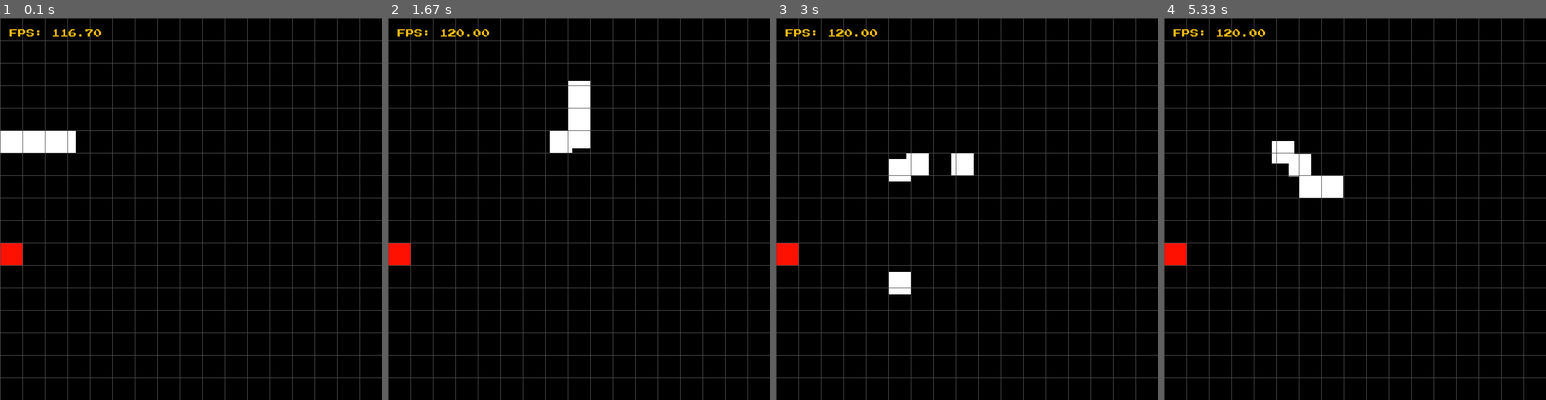
Above: before the commit, frames 1-4 (left to right).
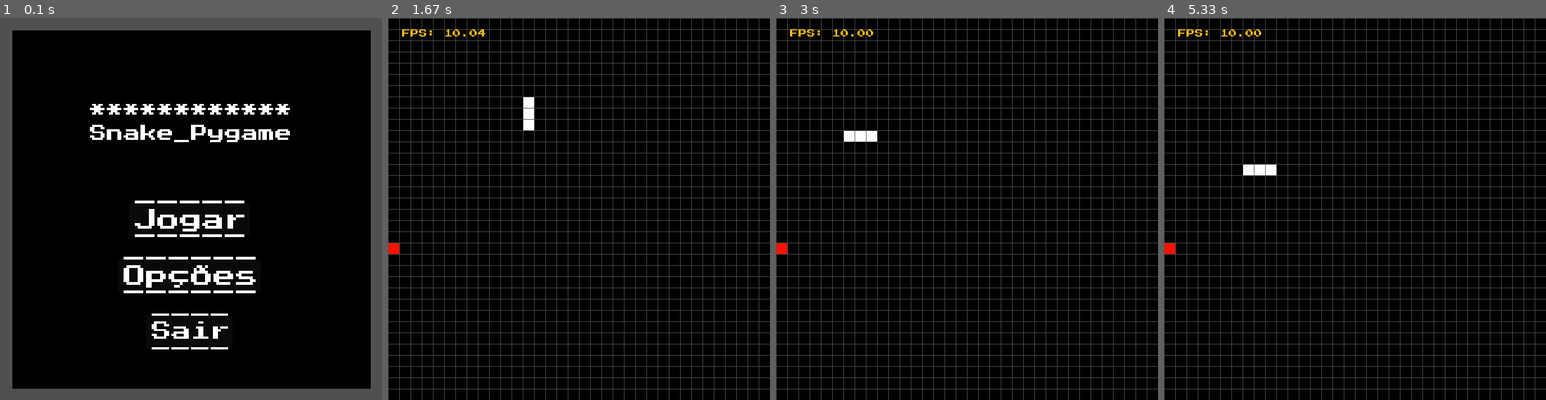
Above: after the commit, the same moments.

Repository: ClasRCDM/MyGames---OnlyInProgramming
Game: pygame game, started from Snake_Python/SnakeGame_init.py
Two runs of this game, one before a commit and one after it. Both use one fixed random seed, a clock stepped at 60 frames per second and the inputs below.
Inputs (mouse positions are in pixels of both pictures, inside the frame that each line leads up to):
- Up to frame 1 (0.1 s): no input
- Up to frame 2 (1.67 s): click (563, 224) at 0.43 s; hold D 0.67-1.13 s; move the mouse to (617, 235) at 0.7 s; hold W 1.17-1.63 s; move the mouse to (647, 251) at 1.2 s
- Up to frame 3 (3 s): hold S 1.67-2.13 s; hold A 2.17-2.7 s; hold S from 2.73 s (still down)
- Up to frame 4 (5.33 s): release S at 3.03 s; hold A 3.07-3.47 s; hold W 3.5-3.87 s; hold D 3.9-4.53 s; hold S 4.57-4.93 s; hold A from 4.97 s (still down)

The runs differ from the first frame. In frame 1, 21% of the frame differs, in the area x 0-100%, y 0-100%; in frame 2, 6.7%; in frame 3, 6.7%; in frame 4, 6.7%.

Commit message:
simple snake game in pygame
1.0.0

Diff:
--- a/Snake_Python/SnakeGame.py
+++ b/Snake_Python/SnakeGame.py
@@ -1,6 +1,9 @@
+"""Main program file"""
+
 # & /Imports World\ & #
 # ------ General defs ------ #
-import pygame, time
+import pygame
+from time import time
 # ------ Game variables ------ #
 import variáveis as v
 # ------ Window modules ------ #
@@ -17,14 +20,15 @@
 ########################
 
 class Mundo:
+    """Main program"""
     # Build game &
     pygame.init()
     pygame.display.set_caption('Mundo...')
 
     # Basic utilities &
-    janela = pygame.display.set_mode((v.TELA_CHEIA), depth=32, display=1)
+    janela = pygame.display.set_mode((v.TELA_CHEIA), depth=16, display=1)
     fps = pygame.time.Clock()
-    ultimo_tempo = time.time()
+    ultimo_tempo = time()
 
     # World variables &
     FPS: int = None
@@ -92,44 +96,26 @@
 
     def processando(pcs):
         while 1:
-            dt = time.time() - pcs.ultimo_tempo
-            dt * pcs.FPS
-
-            pcs.ultimo_tempo = time.time()
             pcs.mouse_pos = pygame.mouse.get_pos()
 
             if pcs.cena.lower() == 'menu':
                 pcs.menu_com_input(pcs.janela)
             elif pcs.cena.lower() == 'jogar':
-                pcs.janela.fill((0, 0, 0))
-                pcs.Textos.clear()
-
-                pcs.Entidades['maça'].update(pcs.janela)
-
-                pcs.Entidades['cobra'].update(pcs.janela,
-                                              pcs.Entidades['maça'].volta())
-                pcs.Entidades['cobra'].direção()
-                pcs.Entidades['cobra'].movendo()
-                pcs.Entidades['cobra'].set_velocidade(v.SNAKE_VELOCIDADE * dt)
-
-                defs.grid(pcs.janela, v.TELA_CHEIA[0],
-                          v.TAMANHO_GRID, v.TAMANHO_GRID,
-                          cor=(80, 80, 80))
-
-                text.Texto(pcs.janela, f'FPS: {pcs.fps.get_fps():.2f}',
-                            15, cor=(239, 184, 16),
-                            x=100, y=70)
+                pcs.jogar_update()
 
             for eventos in pygame.event.get():
                 pcs.principais_eventos(eventos)
 
-                if eventos.type == pygame.KEYDOWN and eventos.key == pygame.K_f:
-                    apple.Maça.adicionando_maça()
+                if eventos.type == pygame.KEYDOWN and eventos.key == pygame.K_ESCAPE:
+                    pcs.ativo_m = False
+
+                if pcs.cena.lower() == 'jogar':
+                    pcs.Entidades['cobra'].input(eventos)
 
             if not pcs.ativo_m:
                 break
 
-            pygame.display.flip()
+            pygame.display.update()
             pcs.fps.tick(pcs.FPS)
 
     def menu_estatico(init, janela):
@@ -192,3 +178,19 @@
 
         self.Entidades['cobra'] = player.Snake()
         self.Entidades['maça'] = apple.Maça()
+
+    def jogar_update(gp):
+        gp.janela.fill((0, 0, 0))
+
+        gp.Entidades['maça'].update(gp.janela)
+
+        gp.Entidades['cobra'].draw(gp.janela)
+        gp.Entidades['cobra'].update(gp.Entidades['maça'].volta())
+
+        defs.grid(gp.janela, v.TELA_CHEIA[0],
+                  v.TAMANHO_GRID, v.TAMANHO_GRID,
+                  cor=(80, 80, 80))
+
+        text.Texto(gp.janela, f'FPS: {gp.fps.get_fps():.2f}',
+                   15, cor=(239, 184, 16),
+                   x=100, y=70)
--- a/Snake_Python/SnakeGame_init.py
+++ b/Snake_Python/SnakeGame_init.py
@@ -1,10 +1,24 @@
+"""
+Name: SnakeGame_Pygame
+Description: A simple snake game to test my pygame skills
+Author: Clas_RCDM
+Email: raphaelcalixto2013@gmail.com
+Created from: 01/03/2022
+Copyright: (c) Raphael Calixto
+"""
+
 ###################
 #  Init my World  #
 ###################
 from SnakeGame import Mundo
 
+
+def snake_game():
+    Snake = Mundo()
+    Snake.variáveis_inicias(fps=10)
+    Snake.set_cena('menu')
+    Snake.iniciando()
+
+
 if __name__ == '__main__':
-    Snake = Mundo()
-    Snake.variáveis_inicias(fps=120)
-    Snake.set_cena('jogar')
-    Snake.iniciando()
+    snake_game()
--- a/Snake_Python/módulos/defs/__init__.py
+++ b/Snake_Python/módulos/defs/__init__.py
@@ -1,3 +1,5 @@
+"""Independant functions file"""
+
 from pygame import draw
 from numpy import arange
 
@@ -14,8 +16,7 @@
                   (comprimento, v * tamanho_quadrado))
 
     # Iniciando o grid
-    for x_c in arange(comprimento // tamanho_linha):
-        draw_grid(x_c)
+    [draw_grid(x_c) for x_c in arange(comprimento // tamanho_linha)]
 
 
 def borda(janela, comprimento, tamanho,
--- a/Snake_Python/módulos/player/__init__.py
+++ b/Snake_Python/módulos/player/__init__.py
@@ -1,15 +1,17 @@
+"""Snake class file"""
+
 # & /Imports Player\ & #
 # ------ Player variables ------ #
 from variáveis import snake, TAMANHO_GRID
 from variáveis import SNAKE_COR, SNAKE_VELOCIDADE, SNAKE_TAMANHO
-from variáveis import MINHAS_DIREÇÕES, minha_direção
+from variáveis import MINHAS_DIREÇÕES
 from variáveis import maças, TELA_CHEIA
 # ------ Pygame defs ------ #
-from pygame import Surface
+from pygame import Surface, event
 from pygame import K_w, K_s, K_a, K_d
-from pygame import key
+from pygame import KEYDOWN
 # ------ Python operators ------ #
-from operator import sub, add
+from operator import sub, add, setitem
 # ------ Random number function ------ #
 from random import randrange
 # & \Imports Player/ & #
@@ -22,117 +24,44 @@
     SNAKE_rect = SNAKE_PELE.get_rect(topleft=snake[0])
 
     @classmethod
-    def update(cls, janela, MAÇA_PELE):
+    def draw(cls, janela):
         cls.SNAKE_rect = [cls.SNAKE_PELE.get_rect(topleft=pos) for pos in snake]
         [janela.blit(cls.SNAKE_PELE, rect) for rect in cls.SNAKE_rect]
 
-        if cls.SNAKE_rect[0].colliderect(MAÇA_PELE):
+    def __init__(self):
+        print('Cobra colocada')
+        self.velocidade: int = SNAKE_VELOCIDADE
+        self.minha_direção = MINHAS_DIREÇÕES['DIREITA']
+
+    def verificando_direção_cb(drc, op, v):
+        snake[0] = snake[0][0], op(snake[0][1], v)
+
+    def verificando_direção_ed(drc, op, v):
+        snake[0] = op(snake[0][0], v), snake[0][1]
+
+    def update(self, MAÇA_PELE):
+        if self.minha_direção == MINHAS_DIREÇÕES['CIMA']:
+            self.verificando_direção_cb(sub, self.velocidade)
+        elif self.minha_direção == MINHAS_DIREÇÕES['BAIXO']:
+            self.verificando_direção_cb(add, self.velocidade)
+        if self.minha_direção == MINHAS_DIREÇÕES['ESQUERDA']:
+            self.verificando_direção_ed(sub, self.velocidade)
+        elif self.minha_direção == MINHAS_DIREÇÕES['DIREITA']:
+            self.verificando_direção_ed(add, self.velocidade)
+
+        [setitem(snake, p, (snake[p-1][0], snake[p-1][1])) for p in range(len(snake) - 1, 0, -1)]
+
+        if self.SNAKE_rect[0].colliderect(MAÇA_PELE):
             snake.append((snake[-1][0], snake[-1][1]))
             maças[0] = (randrange(0, TELA_CHEIA[0]) // TAMANHO_GRID*TAMANHO_GRID,
                         randrange(0, TELA_CHEIA[1]) // TAMANHO_GRID*TAMANHO_GRID)
 
-    @classmethod
-    def verificando_movimento(vr_v, pos, parte, valor=None):
-        index = valor if valor is not None else '.0'
-        x_y = f'{snake[parte][pos] / TAMANHO_GRID:.3f}'
-        if index in x_y:  # .025
-            return True
-        return False
+    def input(mv, input):
+        def ver_input(tecla, direção, input):
+            if input.type == KEYDOWN and input.key == tecla:
+                mv.minha_direção = MINHAS_DIREÇÕES[direção]
 
-    def __init__(self):
-        print('Cobra colocada')
-        self.velocidade: int = SNAKE_VELOCIDADE
-        self.velocidade_constante: int = 10
-
-        self.proxima_direção_cb = None
-        self.proxima_direção_ed = None
-
-        self.direção_snake_ed = 'DIREITA'
-        self.direção_snake_cb = 'None'
-        self.teste = ['DIRETA' for _ in range(len(snake)+1)]
-        print(self.teste)
-
-    def direção(drc):
-        def verificando_direção_cb(op, v, di, parte):
-            snake[parte] = snake[parte][0], op(snake[parte][1], v) \
-                if minha_direção == MINHAS_DIREÇÕES[di] else snake[parte][1]
-            x = str(int(snake[0][0]))[-1]
-            if x != 0 and minha_direção == MINHAS_DIREÇÕES[di]:
-                snake[parte] = snake[parte][0] - int(x), snake[parte][1]
-
-        def verificando_direção_ed(op, v, di, parte):
-            snake[parte] = op(snake[parte][0], v) \
-                if minha_direção == MINHAS_DIREÇÕES[di] else snake[parte][0], snake[parte][1]
-            y = str(int(snake[0][1]))[-1]
-            if y != 0 and minha_direção == MINHAS_DIREÇÕES[di]:
-                snake[parte] = snake[parte][0], snake[parte][1] - int(y)
-
-        def movendo_corpo_cb(direção, op):
-            def lado(pos, op):
-                if drc.direção_snake_ed == pos:
-                    snake[p_corpo] = op(snake[p_corpo][0], drc.velocidade), snake[p_corpo][1]
-
-            get_corpo = (pos for pos in range(len(snake) - 1, 0, -1) if minha_direção == direção)
-            for p_corpo in get_corpo:
-                if abs(snake[0][1] - snake[p_corpo][1]) < 40*p_corpo:
-                    lado('DIREITA', sub)
-                    lado('ESQUERDA', add)
-                else:
-                    snake[p_corpo] = snake[p_corpo][0], op(snake[p_corpo][1], drc.velocidade)
-                    snake[p_corpo] = snake[0][0], snake[p_corpo][1] if snake[p_corpo] != snake[0] else None
-
-        def movendo_corpo_ed(direção, op):
-            def lado(pos, op):
-                if drc.direção_snake_cb == pos:
-                    snake[p_corpo] = snake[p_corpo][0], op(snake[p_corpo][1], drc.velocidade)
-
-            get_corpo = (pos for pos in range(len(snake) - 1, 0, -1) if minha_direção == direção)
-            for p_corpo in get_corpo:
-                if abs(snake[0][0] - snake[p_corpo][0]) < 40*p_corpo:
-                    lado('BAIXO', sub)
-                    lado('CIMA', add)
-                else:
-                    snake[p_corpo] = op(snake[p_corpo][0], drc.velocidade), snake[p_corpo][1]
-                    snake[p_corpo] = snake[p_corpo][0], snake[0][1] if snake[p_corpo] != snake[0] else None
-
-        verificando_direção_cb(sub, drc.velocidade, 'BAIXO', 0)
-        verificando_direção_cb(add, drc.velocidade, 'CIMA', 0)
-        verificando_direção_ed(sub, drc.velocidade, 'ESQUERDA', 0)
-        verificando_direção_ed(add, drc.velocidade, 'DIREITA', 0)
-
-        if drc.proxima_direção_cb is not None or drc.proxima_direção_ed is not None:
-            global minha_direção
-            if drc.verificando_movimento(0, 0):
-                minha_direção = drc.proxima_direção_cb \
-                    if drc.proxima_direção_cb is not None else minha_direção
-                drc.proxima_direção_cb = None
-            if drc.verificando_movimento(1, 0):
-                minha_direção = drc.proxima_direção_ed \
-                    if drc.proxima_direção_ed is not None else minha_direção
-                drc.proxima_direção_ed = None
-
-        if len(snake) > 1:
-            movendo_corpo_ed(0, add)
-            movendo_corpo_ed(1, sub)
-            movendo_corpo_cb(2, sub)
-            movendo_corpo_cb(3, add)
-
-    def movendo(mv):
-        teclas = key.get_pressed()
-
-        def mover(tecla, v_direção, p_direção, opção):
-            if teclas[tecla]:
-                if opção == 0:
-                    mv.direção_snake_cb = p_direção
-                    mv.proxima_direção_cb = v_direção
-                elif opção == 1:
-                    mv.direção_snake_ed = p_direção
-                    mv.proxima_direção_ed = v_direção
-
-        mover(K_w, MINHAS_DIREÇÕES['CIMA'], 'CIMA', 0)
-        mover(K_s, MINHAS_DIREÇÕES['BAIXO'], 'BAIXO', 0)
-        mover(K_a, MINHAS_DIREÇÕES['DIREITA'], 'ESQUERDA', 1)
-        mover(K_d, MINHAS_DIREÇÕES['ESQUERDA'], 'DIREITA', 1)
-
-    def set_velocidade(speed, velocidade):
-        speed.velocidade = velocidade * -speed.velocidade_constante
+        ver_input(K_w, 'CIMA', input)
+        ver_input(K_s, 'BAIXO', input)
+        ver_input(K_a, 'ESQUERDA', input)
+        ver_input(K_d, 'DIREITA', input)
--- a/Snake_Python/variáveis.py
+++ b/Snake_Python/variáveis.py
@@ -1,9 +1,10 @@
+"""Global constants file"""
 from random import randrange
 
 #####################################
 # /absolute variables of the world\ #
-TELA_CHEIA = 680, 680
-TAMANHO_GRID = 40
+TELA_CHEIA: tuple[int, int] = 680, 680
+TAMANHO_GRID: int = 20
 
 # \absolute variables of the world/ #
 #####################################
@@ -12,22 +13,20 @@
 # /global variables\ #
 
 # $ Variáveis do player $ #
-MINHAS_DIREÇÕES: dict = {'DIREITA': 0,
+MINHAS_DIREÇÕES: dict = {'CIMA': 0,
                          'ESQUERDA': 1,
                          'BAIXO': 2,
-                         'CIMA': 3}
+                         'DIREITA': 3}
 
-SNAKE_COR: tuple = (255, 255, 255)
-SNAKE_TAMANHO: tuple = (40, 40)
+SNAKE_COR: tuple[int, int, int] = (255, 255, 255)
+SNAKE_TAMANHO: tuple[int, int] = (20, 20)
 SNAKE_VELOCIDADE: int = 20
 
 snake: list = [(100, 200), (60, 200), (20, 200), (-20, 200)]
 
-minha_direção = MINHAS_DIREÇÕES['ESQUERDA']
-
 # $ Variáveis da maça $ #
-MAÇA_COR: tuple = (255, 17, 0)
-MAÇA_TAMANHO: tuple = (40, 40)
+MAÇA_COR: tuple[int, int, int] = (255, 17, 0)
+MAÇA_TAMANHO: tuple[int, int] = (20, 20)
 
 maças: list = [(randrange(0, TELA_CHEIA[0]) // 40*40,
                 randrange(0, TELA_CHEIA[1]) // 40*40)]
